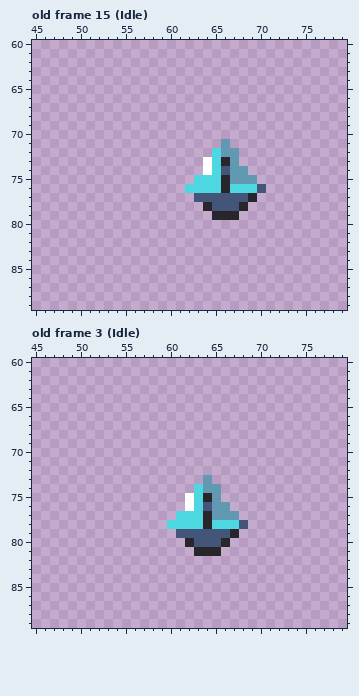
Pixel-art file -- assets/textures/shrines/shrine_eye.ase. The picture above was drawn from the file before the commit.
128x96 pixels, 33 frames. Shown: old frame 15 (Idle): x 45..79, y 60..89; old frame 3 (Idle): x 45..79, y 60..89. The old version is drawn lined up with the new one, on the new canvas. The commit also changed other frames, which this record leaves out.
After:
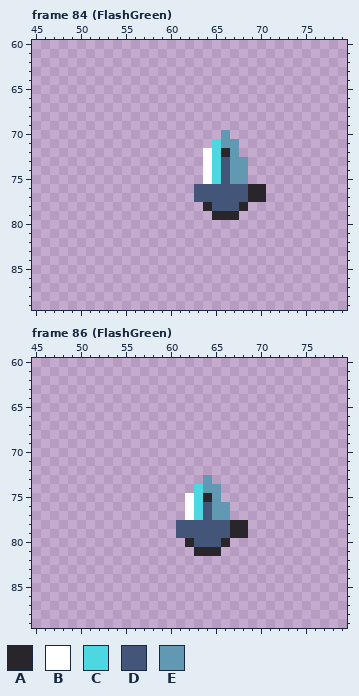
Palette (. is transparent): A #29262b  B #ffffff  C #4dd7e1  D #43567a  E #6299b2
A new or re-ordered frame is compared with the old frame closest to it.
The edit:
canvas 128x96 -> 128x128, the old top-left corner now at 0,32
frames 33 -> 106
Frame 84 (FlashGreen) is new; against old frame 15 (Idle):
y 70: x 66 . -> E
y 71: x 65 . -> C; x 67 . -> E
y 72: x 64 . -> B; x 66 E -> A
y 73: x 66 A -> D; x 68 . -> E
y 75: x 63..64 CC -> .B; x 66 A -> D; x 69 E -> .
y 76: x 62..70 CCCCACCCD -> .DDDDDDAA
y 77: x 70 . -> A
Frame 86 (FlashGreen) is new; against old frame 3 (Idle):
y 77: x 61..62 CC -> .B; x 64 A -> D; x 67 E -> .
y 78: x 60..68 CCCCACCCD -> .DDDDDDAA
y 79: x 68 . -> A
Changed places in both pictures, as pixel boxes (x1, y1, x2, y2):
changed: (185, 130, 266, 202)
changed: (167, 511, 248, 538)
